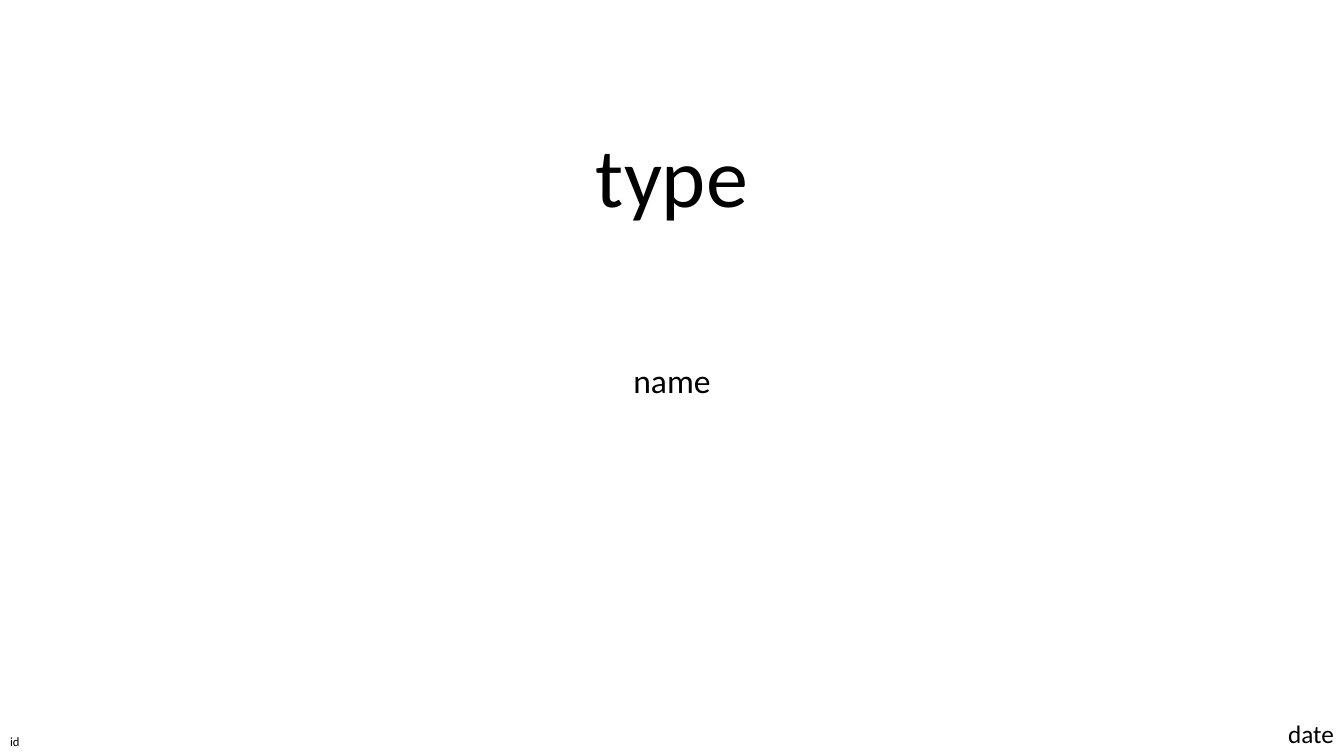
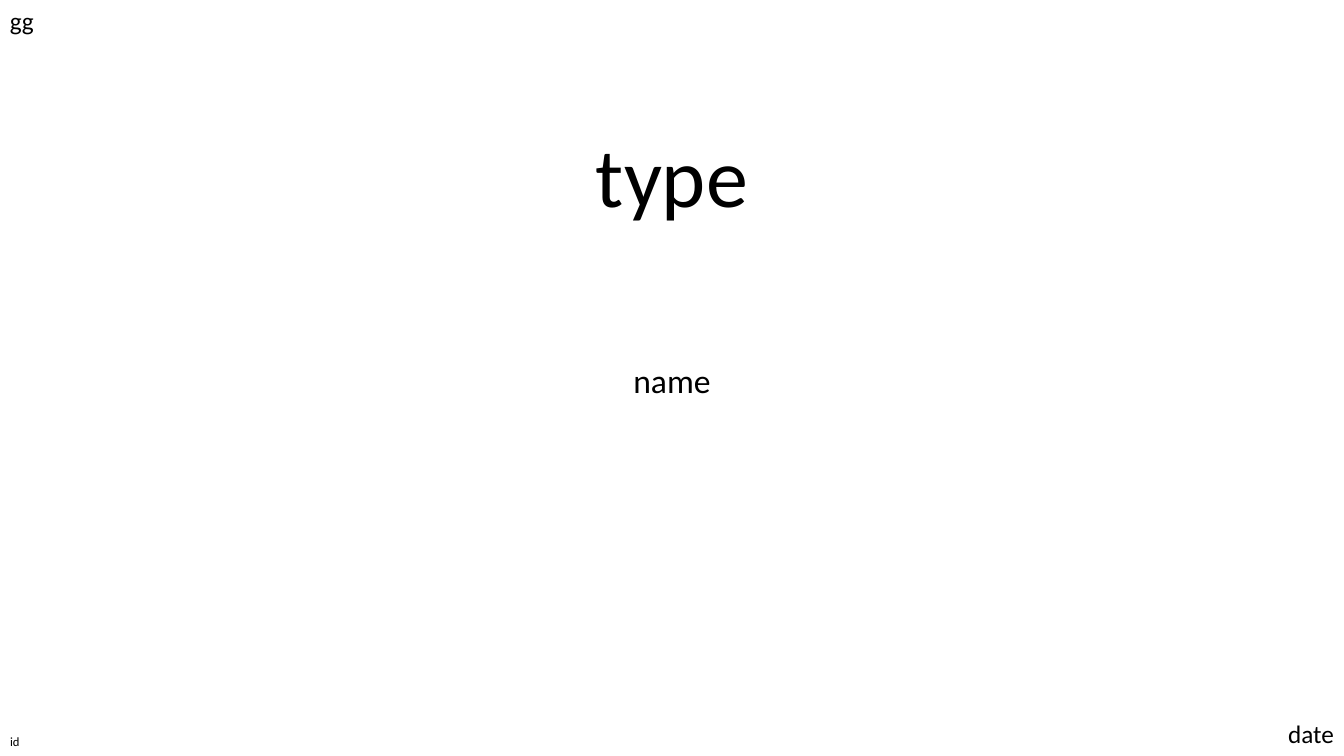
Before and after one commit to AndreyGL0290/Certificater, a slide deck: slide 1 of tmplt.pptx. Drawn at 1344x756 pixels with LibreOffice and Linux fonts; fonts in the diff are those of the drawing. Boxes give left, top, right and bottom in pixels: in the first picture for what was removed or moved away, otherwise in the second. Text is boxed around its words. In the diff, an @@ line names an element or a change of style, - is before the commit and + after.

Commit message:
Made new labels

```diff
--- a/tmplt.pptx
+++ b/tmplt.pptx
@@ text added at box(10, 17, 34, 35), 18 pt, text #000000 @@
+gg
```
